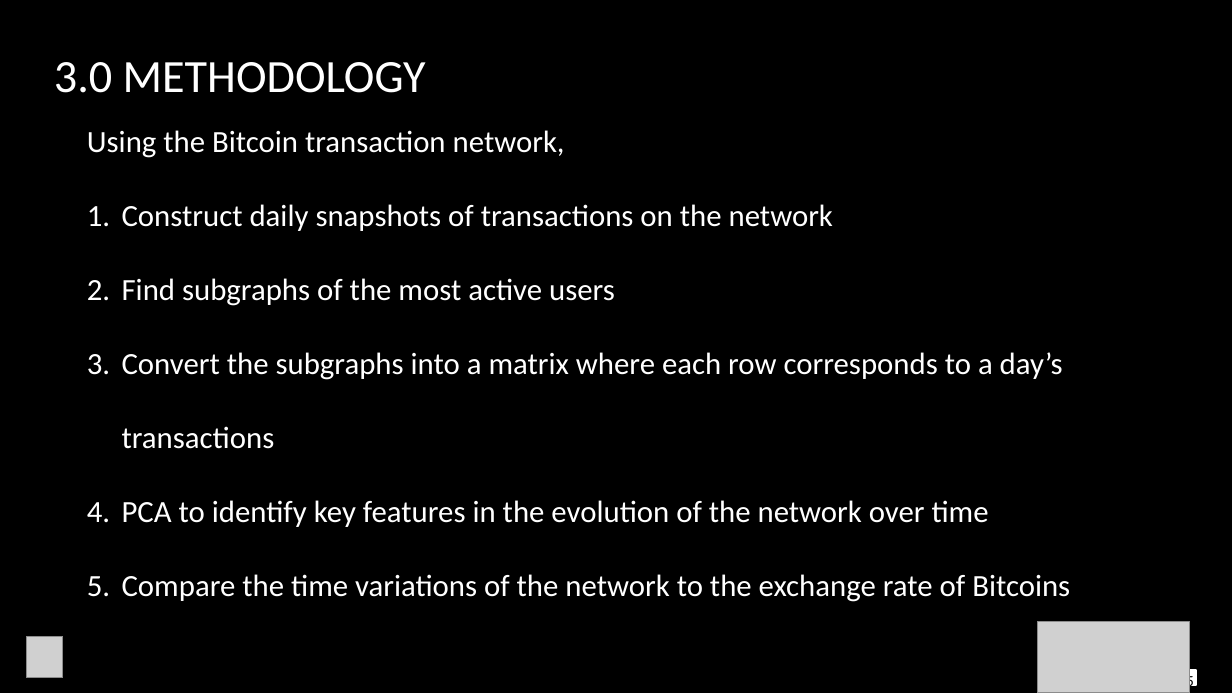
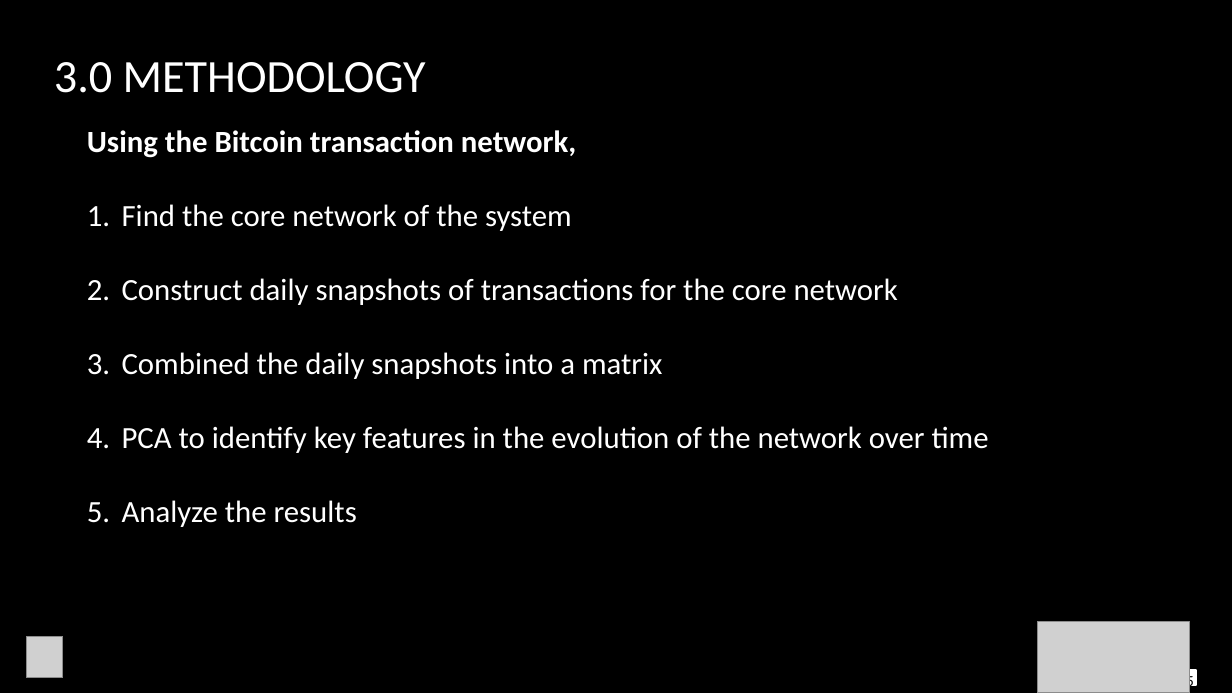
Before and after one commit to sanjifr3/data-analytics, a slide deck: slide 5 of project/ethereum/presentation/Paper Presentation.pptx. Drawn at 1232x693 pixels with LibreOffice and Linux fonts; fonts in the diff are those of the drawing; grey boxes stand for pictures; background and template pictures are left out. Boxes give left, top, right and bottom in pixels: in the first picture for what was removed or moved away, otherwise in the second. Text is boxed around its words. In the diff, an @@ line names an element or a change of style, - is before the commit and + after.

```diff
--- a/project/ethereum/presentation/Paper Presentation.pptx
+++ b/project/ethereum/presentation/Paper Presentation.pptx
@@ text at (x1=87, y1=130, x2=576, y2=158): bold on in "Using the Bitcoin transaction network," @@
@@ text at (x1=122, y1=204, x2=898, y2=379): text changed @@
-1. Construct daily snapshots of transactions on the network
-2. Find subgraphs of the most active users
-3. Convert the subgraphs into a matrix where each row corresponds to a day’s transactions
+1. Find the core network of the system
+2. Construct daily snapshots of transactions for the core network
+3. Combined the daily snapshots into a matrix
@@ text at (x1=122, y1=500, x2=357, y2=527): text changed @@
-5. Compare the time variations of the network to the exchange rate of Bitcoins
+5. Analyze the results
```
Also in this commit, not shown: 8 other slides changed, 1 slide added, 11 slides removed, 3 other files.
